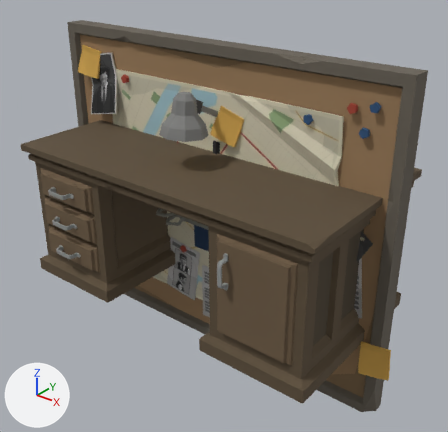
The glTF model frontend/public/assets/noir/props.glb: old version first, new version second.
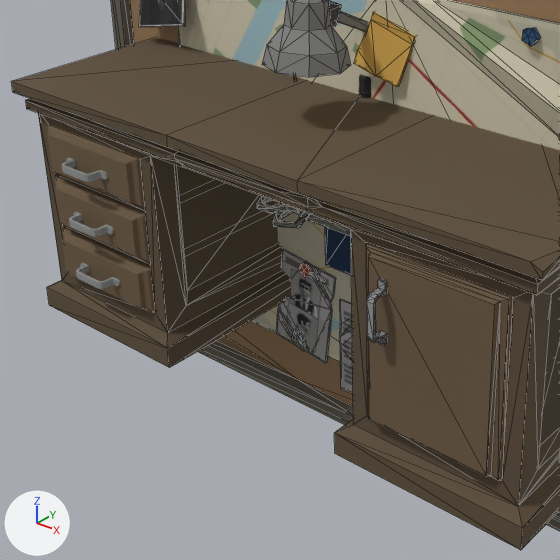
Each version is shown whole from a 50 mm camera at (1.87, -2.29, 1.38) aimed at (0.07, -0.04, -0.02), then close up on the part from 3% to 72% of the width and 23% to 95% of the height. The lights are fixed; the arrows at lower left show +X, +Y and +Z. The last two pictures show the newer version. The close-ups show mesh edges as thin lines. Where no turn or scale is listed for an object, it has been applied to the vertices.

Objects in the first close-up: 'Desk_01.001', 'Desk_01_Door', 'Desk_01_Drawer_01', 'Desk_01_Drawer_02', 'Desk_01_Drawer_03', 'Desk_Lamp_01.001', 'Folder_03.001', 'Phone_01.001', 'Pinboard_01.001' and 1 more.
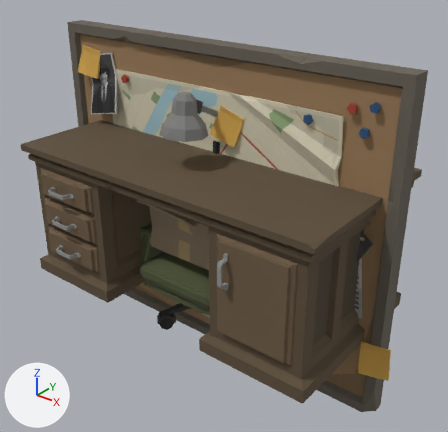
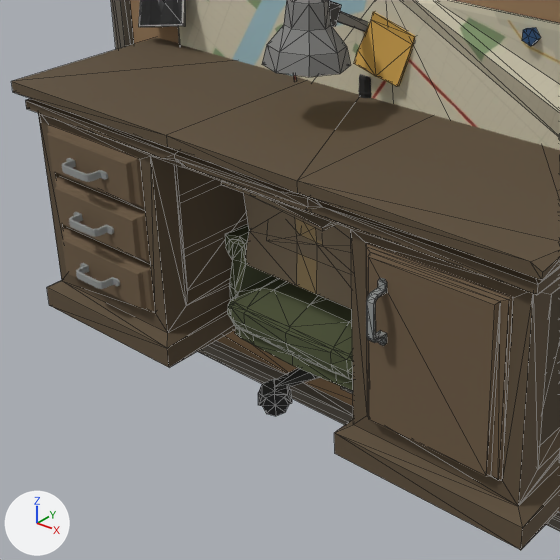
Where the change shows, as pixel boxes (x1, y1, x2, y2) in the close-ups (560 x 560 px):
'Armchair_01.001', added (green)
    after: (225, 224, 353, 391)
'Cardboard_Box_03.001', added (brown)
    after: (244, 193, 352, 309)
'Cardboard_Box_01.001', added (brown)
    after: (267, 231, 351, 271)
'Armchair_01_Rack', added
    after: (258, 368, 321, 416)
'Cardboard_Box_02.001', added
    after: (221, 182, 336, 231)

Diff of the bpy script that builds the scene:
```diff
--- a/frontend/public/assets/noir/props.glb.py
+++ b/frontend/public/assets/noir/props.glb.py
@@ me_cardboard_box_03 @@
+me_cardboard_box_03.from_pydata(...)  # 64 vertices, 124 faces; spans x -0.266..0.266, y -0.254..0.254, z -0.212..0.212
+me_cardboard_box_03.materials.append(mat_atlas)
@@ me_cardboard_box_02 @@
+me_cardboard_box_02.from_pydata(...)  # 52 vertices, 100 faces; spans x -0.325..0.325, y -0.396..0.396, z -0.141..0.141
+me_cardboard_box_02.materials.append(mat_atlas)
@@ me_cardboard_box_01 @@
+me_cardboard_box_01.from_pydata(...)  # 41 vertices, 78 faces; spans x -0.171..0.171, y -0.249..0.249, z -0.107..0.107
+me_cardboard_box_01.materials.append(mat_atlas)
@@ me_armchair_01_rack @@
+me_armchair_01_rack.from_pydata(...)  # 218 vertices, 394 faces; spans x -0.339..0.269, y -0.27..0.27, z -0.359..0.0
+me_armchair_01_rack.materials.append(mat_atlas)
@@ me_armchair_01 @@
+me_armchair_01.from_pydata(...)  # 408 vertices, 740 faces; spans x -0.361..0.361, y -0.363..0.363, z -0.426..0.426
+me_armchair_01.materials.append(mat_atlas)
@@ ob_cardboard_box_03_001 @@
+ob_cardboard_box_03_001 = bpy.data.objects.new('Cardboard_Box_03.001', me_cardboard_box_03)
+ob_cardboard_box_03_001.location = (0.0, 0.0, 0.0)
@@ ob_cardboard_box_02_001 @@
+ob_cardboard_box_02_001 = bpy.data.objects.new('Cardboard_Box_02.001', me_cardboard_box_02)
+ob_cardboard_box_02_001.location = (0.0, 0.0, 0.0)
@@ ob_cardboard_box_01_001 @@
+ob_cardboard_box_01_001 = bpy.data.objects.new('Cardboard_Box_01.001', me_cardboard_box_01)
+ob_cardboard_box_01_001.location = (0.0, 0.0, 0.0)
@@ ob_armchair_01_rack @@
+ob_armchair_01_rack = bpy.data.objects.new('Armchair_01_Rack', me_armchair_01_rack)
+ob_armchair_01_rack.location = (0.0, 0.0, -0.38)
@@ ob_armchair_01_001 @@
+ob_armchair_01_001 = bpy.data.objects.new('Armchair_01.001', me_armchair_01)
+ob_armchair_01_001.location = (0.0, 0.0, 0.0)
```
